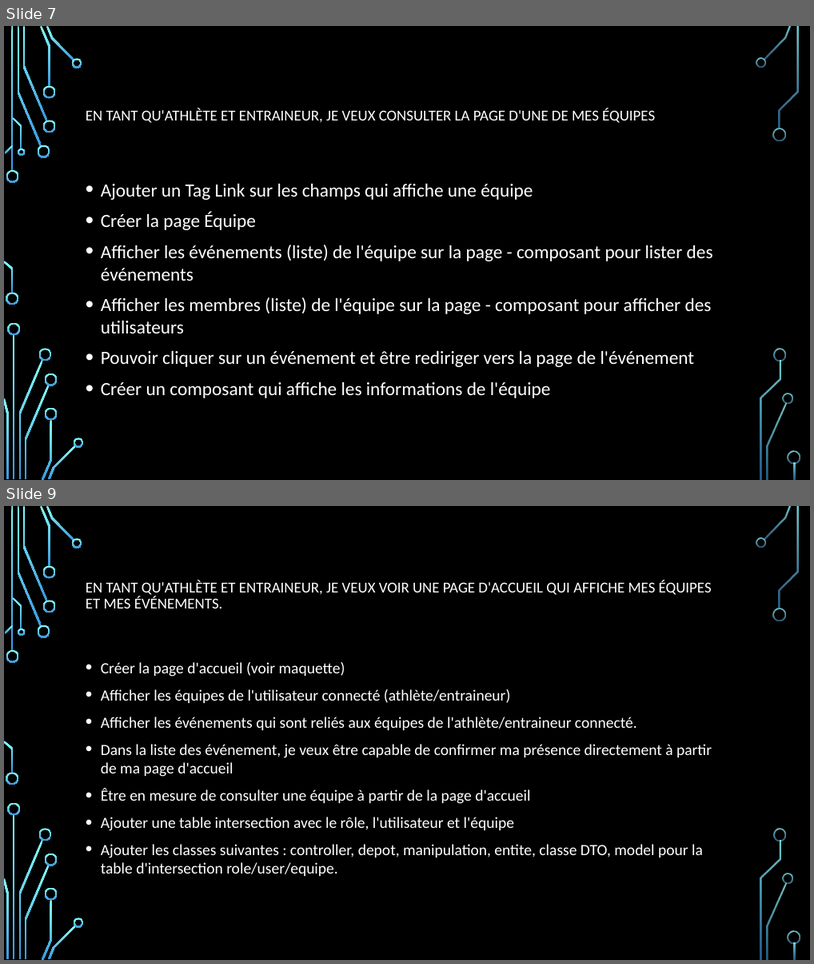
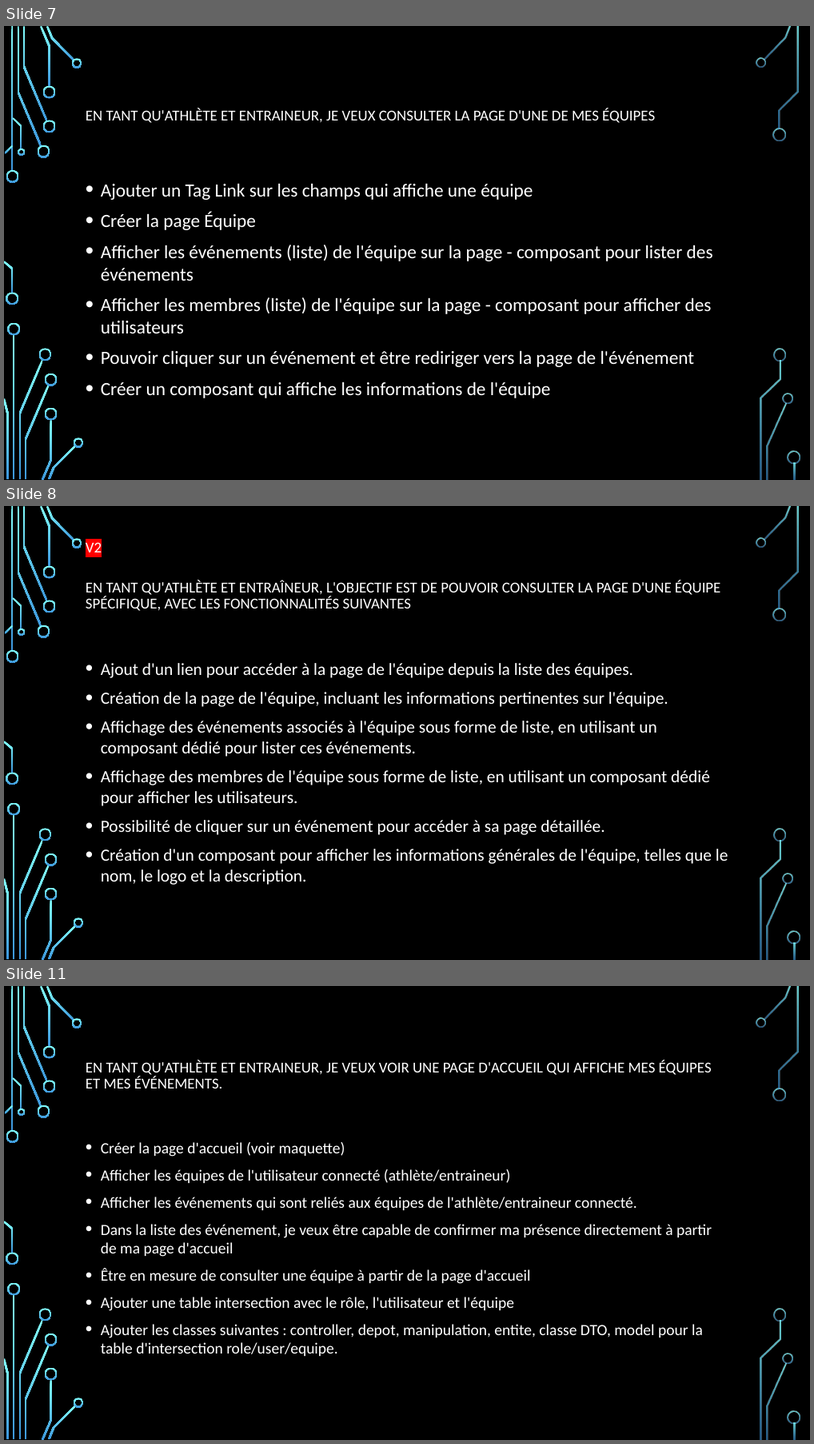
Before and after one commit to DFC-Informatique-Cegep-de-Sainte-Foy/GestionEquipesSportives, a slide deck: Documentation/Revue 3/Presentation_Revue_3.pptx. Shown one above the other, each under a label of ours: slides 7 and 9 before the commit, slides 7, 8 and 11 after it; the slides between them are not shown. The pictures are 814x964 and 814x1444 pixels, drawn with LibreOffice and Linux fonts; fonts in the diff are those of the drawing; background and template pictures are left out. Boxes give left, top, right and bottom in pixels: in the first picture for what was removed or moved away, otherwise in the second. Text is boxed around its words. In the diff, an @@ line names an element or a change of style, - is before the commit and + after.

```diff
--- a/Documentation/Revue 3/Presentation_Revue_3.pptx
+++ b/Documentation/Revue 3/Presentation_Revue_3.pptx
@@ slide 8 added at (4,506,810,960), background picture (left out); not listed: 36 template elements that a slide beside it also shows @@
@@ text added at (86,542,102,552), 18 pt, text #FFFFFF @@
+V2
@@ title added at (86,580,721,611), 18 pt, text #FFFFFF @@
+EN TANT QU'ATHLÈTE ET ENTRAÎNEUR, L'OBJECTIF EST DE POUVOIR CONSULTER LA PAGE D'UNE ÉQUIPE SPÉCIFIQUE, AVEC LES FONCTIONNALITÉS SUIVANTES
@@ text added at (101,663,729,884), 20.4 pt, text #FFFFFF @@
+• Ajout d'un lien pour accéder à la page de l'équipe depuis la liste des équipes.
+• Création de la page de l'équipe, incluant les informations pertinentes sur l'équipe.
+• Affichage des événements associés à l'équipe sous forme de liste, en utilisant un composant dédié pour lister ces événements.
+• Affichage des membres de l'équipe sous forme de liste, en utilisant un composant dédié pour afficher les utilisateurs.
+• Possibilité de cliquer sur un événement pour accéder à sa page détaillée.
+• Création d'un composant pour afficher les informations générales de l'équipe, telles que le nom, le logo et la description.
@@ what was slide 9 is now slide 11 @@
```
Also in this commit, not shown: 3 slides changed, 3 other slides added, 2 slides removed.
